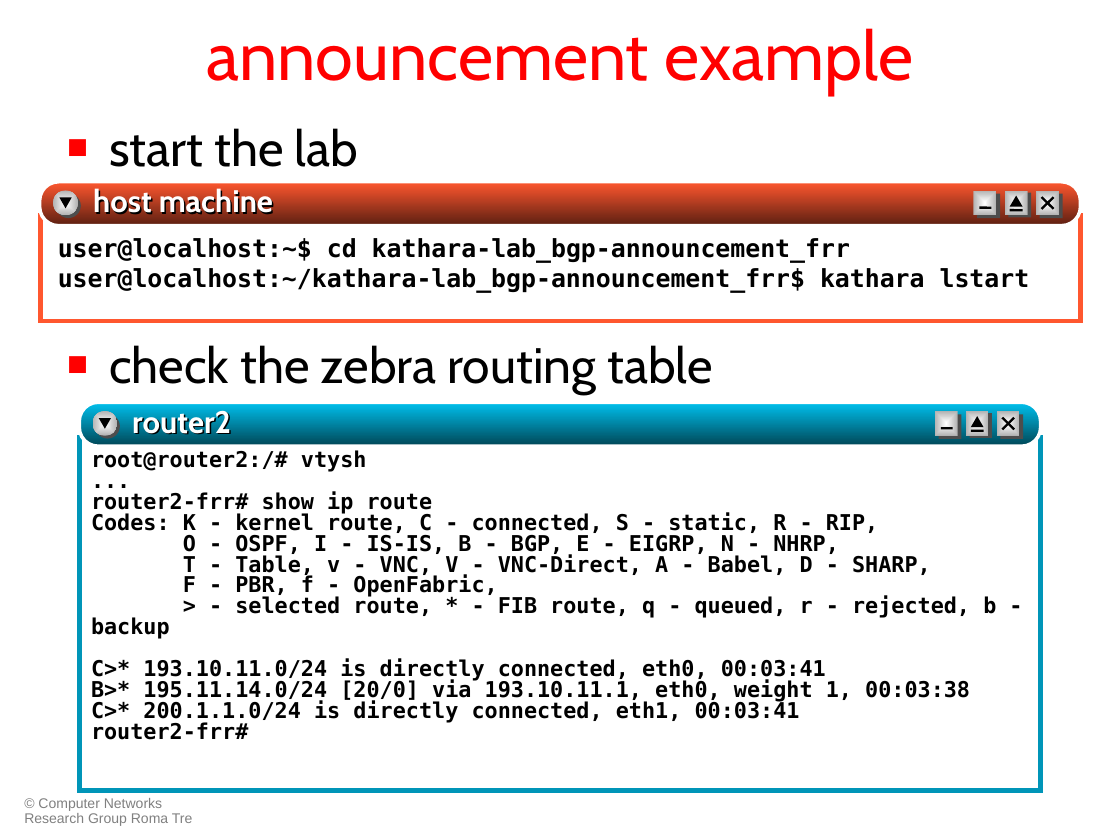
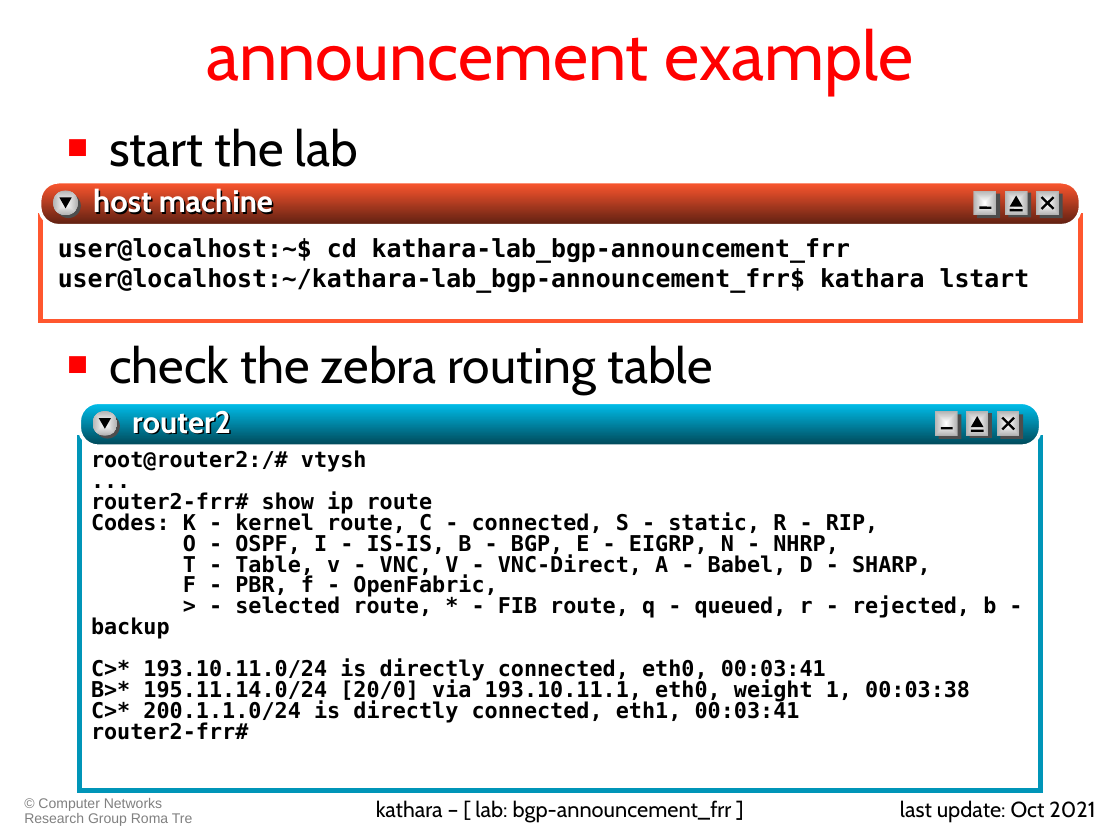
Before and after one commit to KatharaFramework/Kathara-Labs, a slide deck: slide 11 of Interdomain Routing FRR/BGP Announcement FRR/042-kathara-lab_bgp-announcement_frr.ppt. Drawn at 1120x840 pixels with LibreOffice and Linux fonts; fonts in the diff are those of the drawing. Boxes give left, top, right and bottom in pixels: in the first picture for what was removed or moved away, otherwise in the second. Text is boxed around its words. In the diff, an @@ line names an element or a change of style, - is before the commit and + after.

Commit message:
Update slides bgp announcement

```diff
--- a/Interdomain Routing FRR/BGP Announcement FRR/042-kathara-lab_bgp-announcement_frr.ppt
+++ b/Interdomain Routing FRR/BGP Announcement FRR/042-kathara-lab_bgp-announcement_frr.ppt
@@ text added at (x1=376, y1=800, x2=732, y2=823), 14 pt, text #000000 @@
+kathara – [ lab: bgp-announcement_frr ]
@@ text added at (x1=900, y1=800, x2=1095, y2=823), 14 pt, text #000000 @@
+last update: Oct 2021
```
Also in this commit, not shown: 12 other slides changed, 1 other file.
